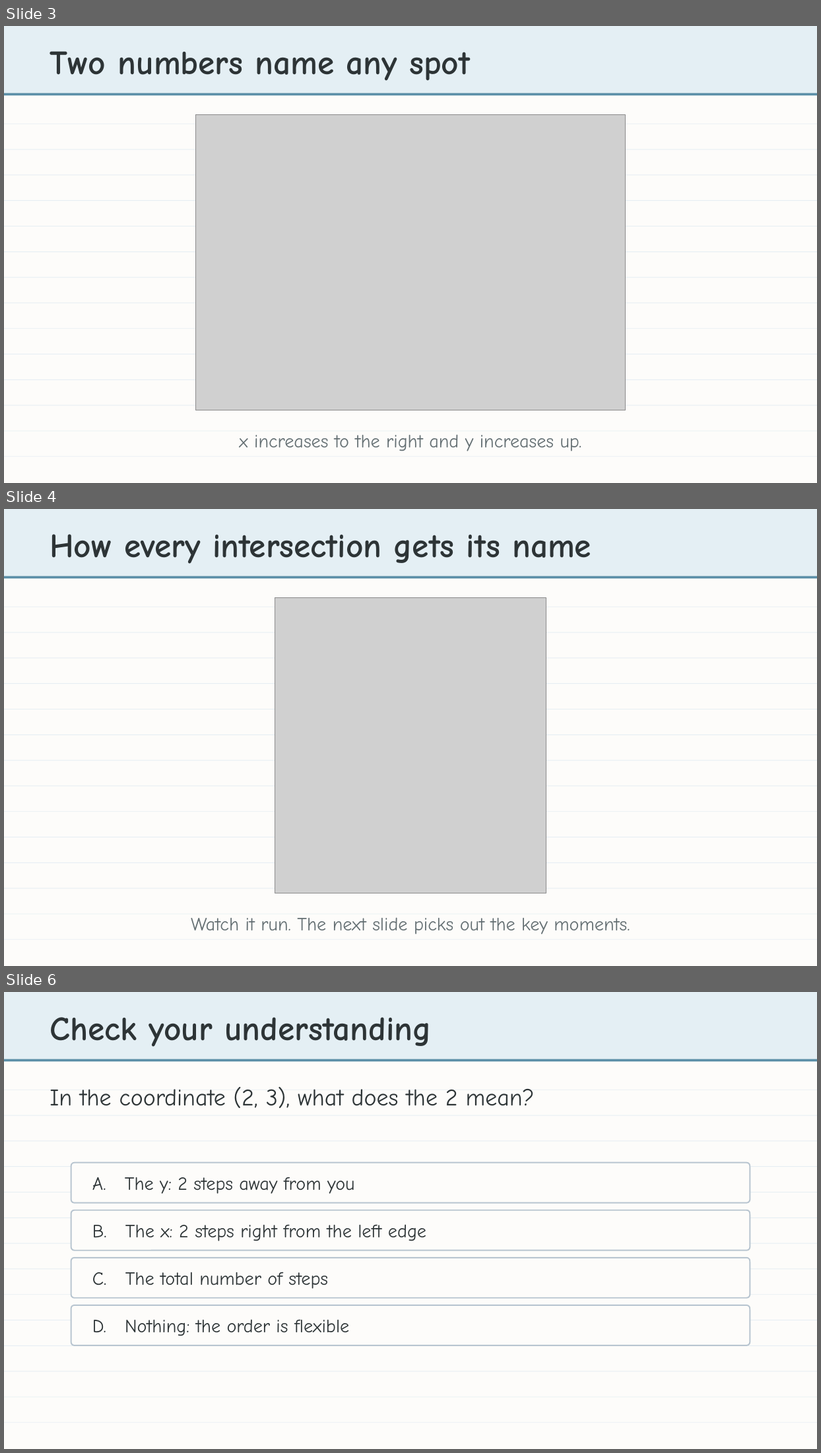
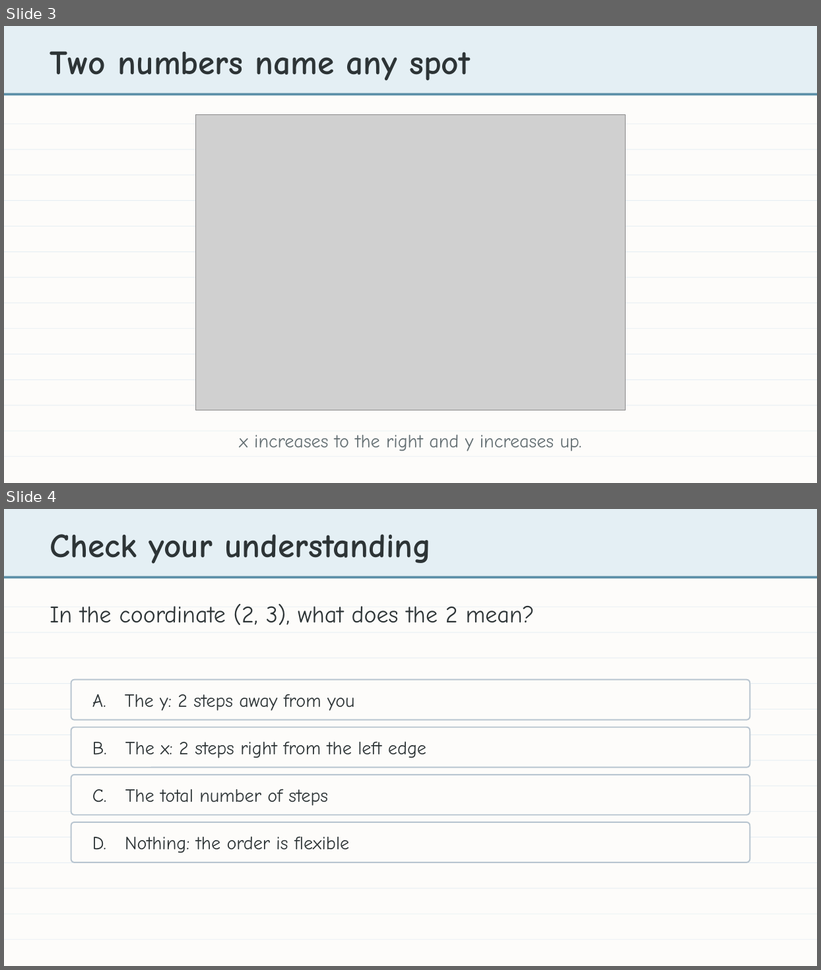
Before and after one commit to bradamiller/LearningPython, a slide deck: static/slides/module-04-manhattan/module-4-lesson-01-coordinates.pptx. Shown one above the other, each under a label of ours: slides 3, 4 and 6 before the commit, slides 3 and 4 after it; the slides between them are not shown. The pictures are 821x1453 and 821x970 pixels, drawn with LibreOffice and Linux fonts; fonts in the diff are those of the drawing; grey boxes stand for pictures. Boxes give left, top, right and bottom in pixels: in the first picture for what was removed or moved away, otherwise in the second. Text is boxed around its words. In the diff, an @@ line names an element or a change of style, - is before the commit and + after.

```diff
--- a/static/slides/module-04-manhattan/module-4-lesson-01-coordinates.pptx
+++ b/static/slides/module-04-manhattan/module-4-lesson-01-coordinates.pptx
@@ slide 4 removed at <box>4,509,817,966</box>, background #FDFCFA @@
@@ rectangle removed at <box>4,509,817,576</box> @@
@@ text removed at <box>50,534,591,564</box> @@
-How every intersection gets its name
@@ rectangle removed at <box>4,576,817,578</box> @@
@@ rectangle removed at <box>4,607,817,607</box> @@
@@ picture removed at <box>275,597,546,893</box> @@
@@ rectangle removed at <box>4,632,817,633</box> @@
@@ rectangle removed at <box>4,658,817,658</box> @@
@@ rectangle removed at <box>4,683,817,684</box> @@
@@ rectangle removed at <box>4,709,817,710</box> @@
@@ rectangle removed at <box>4,735,817,735</box> @@
@@ rectangle removed at <box>4,760,817,761</box> @@
@@ rectangle removed at <box>4,786,817,787</box> @@
@@ rectangle removed at <box>4,811,817,812</box> @@
@@ rectangle removed at <box>4,837,817,838</box> @@
@@ rectangle removed at <box>4,863,817,863</box> @@
@@ rectangle removed at <box>4,889,817,889</box> @@
@@ rectangle removed at <box>4,914,817,915</box> @@
@@ text removed at <box>191,918,630,935</box> @@
-Watch it run. The next slide picks out the key moments.
@@ rectangle removed at <box>4,940,817,940</box> @@
@@ what was slide 6 is now slide 4 @@
```
Also in this commit, not shown: 1 other slide removed, 3 other files.
